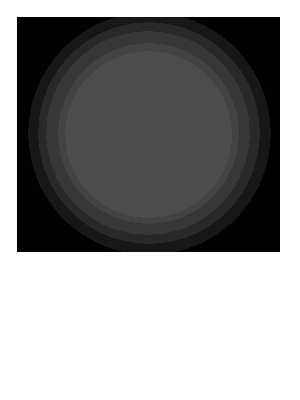
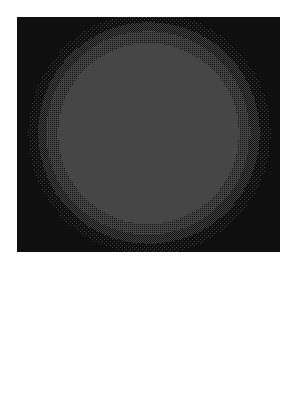
Layers edited between the first and the second 300px x 400px image:
painted on "레이어 1" over (17, 17, 280, 252)
